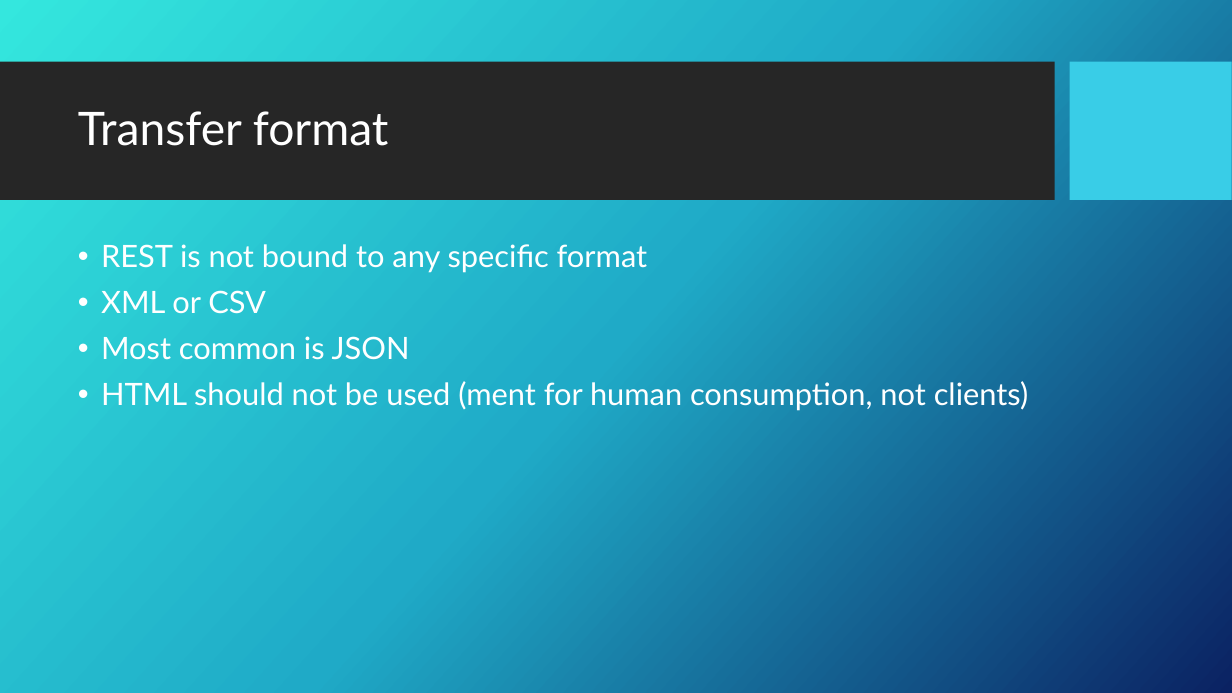
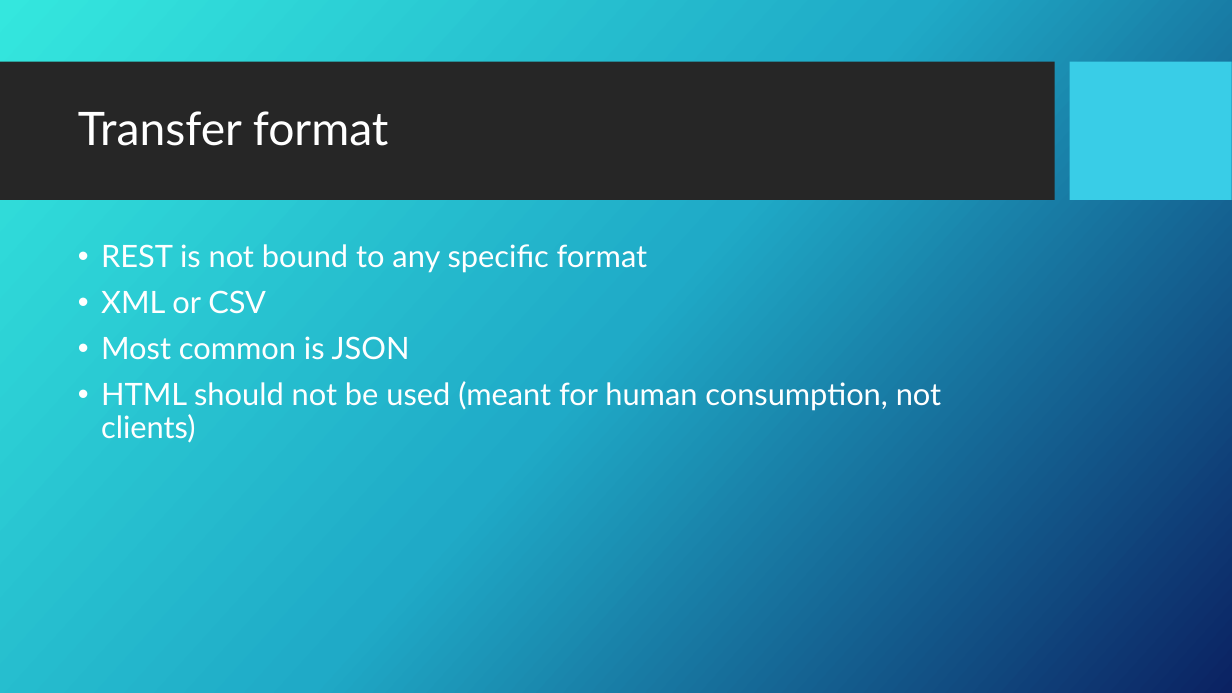
Before and after one commit to carl-b/rocket_launcher, a slide deck: slide 11 of doc/REST og JSON.pptx. Drawn at 1232x693 pixels with LibreOffice and Linux fonts; fonts in the diff are those of the drawing; background and template pictures are left out. Boxes give left, top, right and bottom in pixels: in the first picture for what was removed or moved away, otherwise in the second. Text is boxed around its words. In the diff, an @@ line names an element or a change of style, - is before the commit and + after.

```diff
--- a/doc/REST og JSON.pptx
+++ b/doc/REST og JSON.pptx
@@ text at box(101, 381, 941, 443): text changed @@
-• HTML should not be used (ment for human consumption, not clients)
+• HTML should not be used (meant for human consumption, not clients)
```
Also in this commit, not shown: 4 other slides changed.
